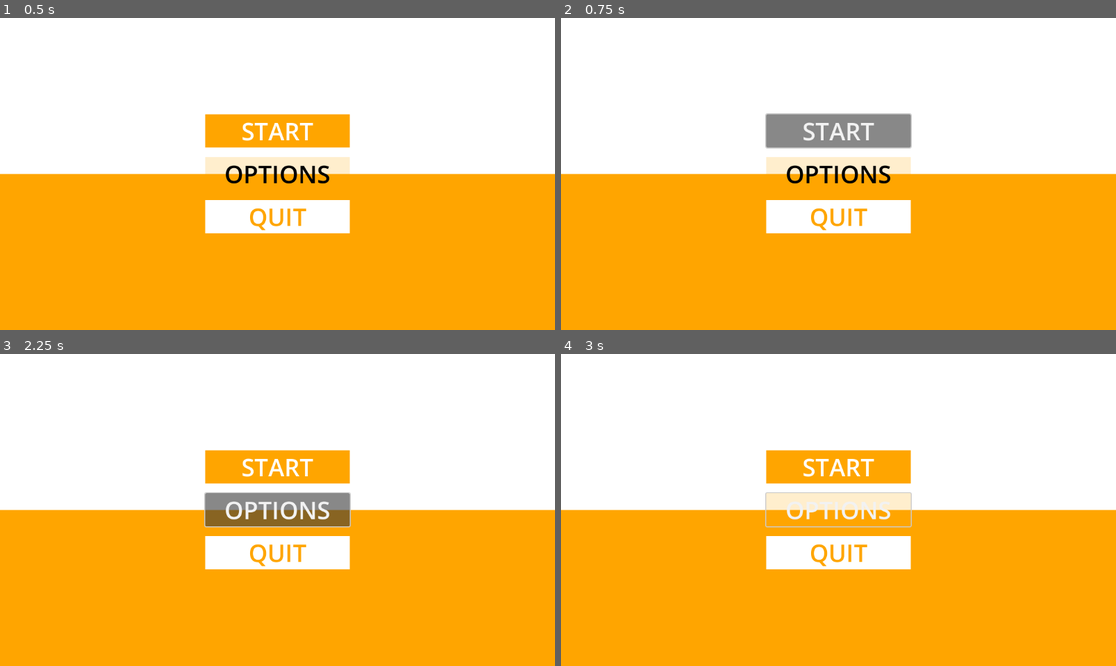
Above: before the commit, frames 1-4 (two rows, left to right).
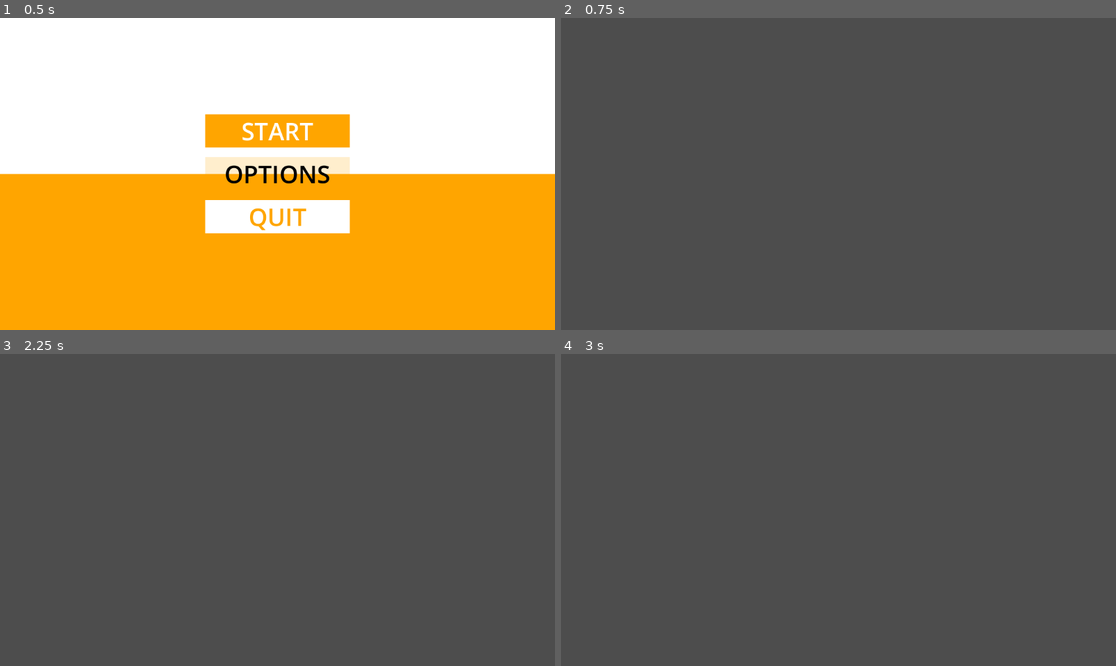
Above: after the commit, the same moments.

Repository: StrahovGameDev/StraHov
Game: Godot game, scene res://main_menu.tscn
Same seed, same stepped clock (60 frames per second), same inputs: the game is played once before the commit and once after it. This scene is started directly instead of the project's main scene.
Inputs (mouse positions are in pixels of both pictures, inside the frame that each line leads up to):
- Up to frame 1 (0.5 s): no input
- Up to frame 2 (0.75 s): click "START" at 0.5 s
- Up to frame 3 (2.25 s): click (277, 466) at 1.25 s, where only the run before the commit has a clickable "START"; click (277, 510) at 2 s, where only the run before the commit has a clickable "OPTIONS"
- Up to frame 4 (3 s): move the mouse to (960, 494) at 2.77 s; hold D (right) from 2.78 s (still down)

Frame 1 is identical in both runs. In frame 2, 100% of the frame differs, in the area x 0-100%, y 0-100%; in frame 3, 100%; in frame 4, 100%.

Commit message:
MM: script done right

Diff:
--- a/main_menu.gd
+++ b/main_menu.gd
@@ -1,9 +1,9 @@
 extends Control
-
 
 
 func _on_start_pressed() -> void:
 	$".".queue_free()
+
 
 
 func _on_options_pressed() -> void:
--- a/main_menu.tscn
+++ b/main_menu.tscn
@@ -1,4 +1,6 @@
-[gd_scene load_steps=5 format=3 uid="uid://dik6ufaanpog5"]
+[gd_scene load_steps=6 format=3 uid="uid://dik6ufaanpog5"]
+
+[ext_resource type="Script" uid="uid://b5ildpusavvcn" path="res://main_menu.gd" id="1_06t4h"]
 
 [sub_resource type="Theme" id="Theme_rhts7"]
 Button/font_sizes/font_size = 50
@@ -20,6 +22,7 @@
 anchor_bottom = 1.0
 grow_horizontal = 2
 grow_vertical = 2
+script = ExtResource("1_06t4h")
 
 [node name="ColorRect" type="ColorRect" parent="."]
 layout_mode = 1
@@ -74,3 +77,7 @@
 theme_override_styles/normal = SubResource("StyleBoxFlat_7vrkn")
 action_mode = 0
 text = "QUIT"
+
+[connection signal="pressed" from="VBoxContainer/Start" to="." method="_on_start_pressed"]
+[connection signal="pressed" from="VBoxContainer/Options" to="." method="_on_options_pressed"]
+[connection signal="pressed" from="VBoxContainer/Quit" to="." method="_on_quit_pressed"]
Not shown: 1 places in console.tscn that only renumber resources
Not shown, changed: main_menu.gd.uid
Not shown: 1 places in main_scene/game_manager.tscn that only renumber resources
